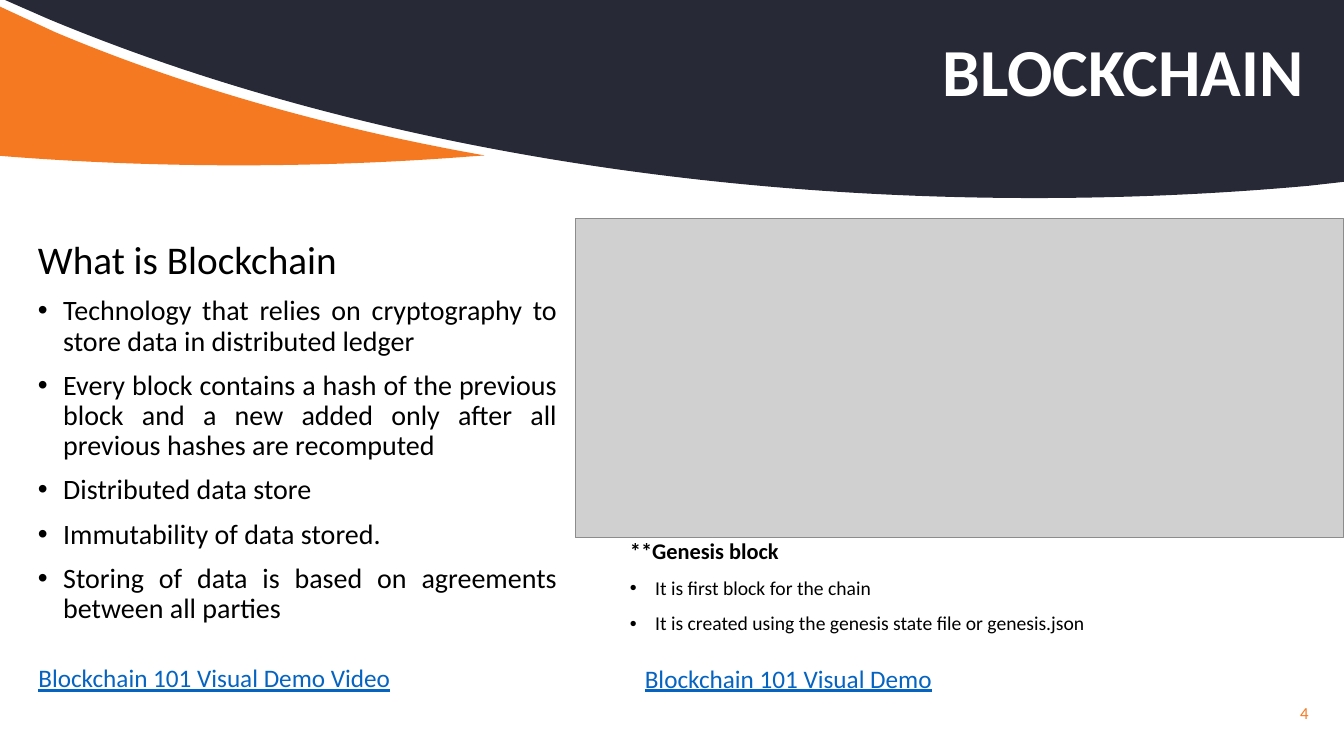
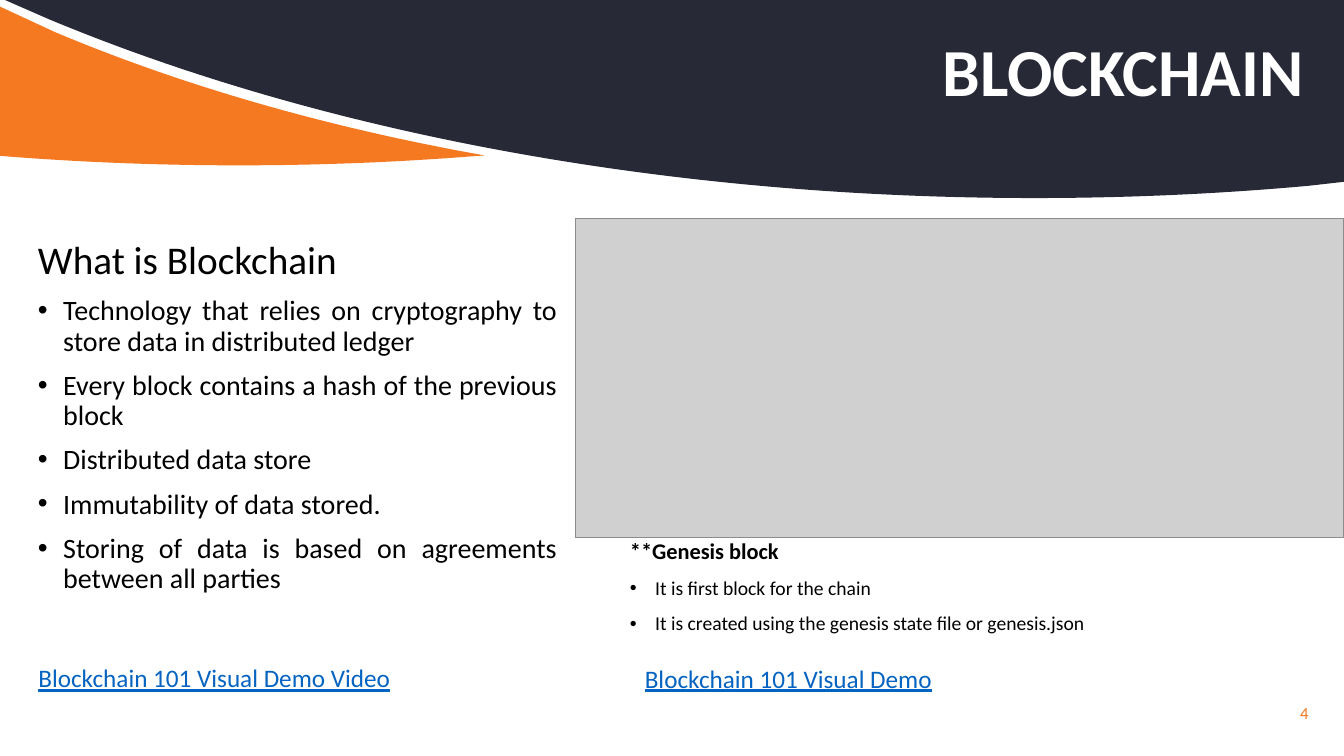
Before and after one commit to aamolgote/codecampnyc2018, a slide deck: slide 4 of PPTX/BAAS.pptx. Drawn at 1344x756 pixels with LibreOffice and Linux fonts; fonts in the diff are those of the drawing; grey boxes stand for pictures; background and template pictures are left out. Boxes give left, top, right and bottom in pixels: in the first picture for what was removed or moved away, otherwise in the second. Text is boxed around its words. In the diff, an @@ line names an element or a change of style, - is before the commit and + after.

```diff
--- a/PPTX/BAAS.pptx
+++ b/PPTX/BAAS.pptx
@@ text at (x1=63, y1=375, x2=557, y2=426): text changed @@
-• Every block contains a hash of the previous block and a new added only after all previous hashes are recomputed
+• Every block contains a hash of the previous block
```
Also in this commit, not shown: 6 other slides changed.
